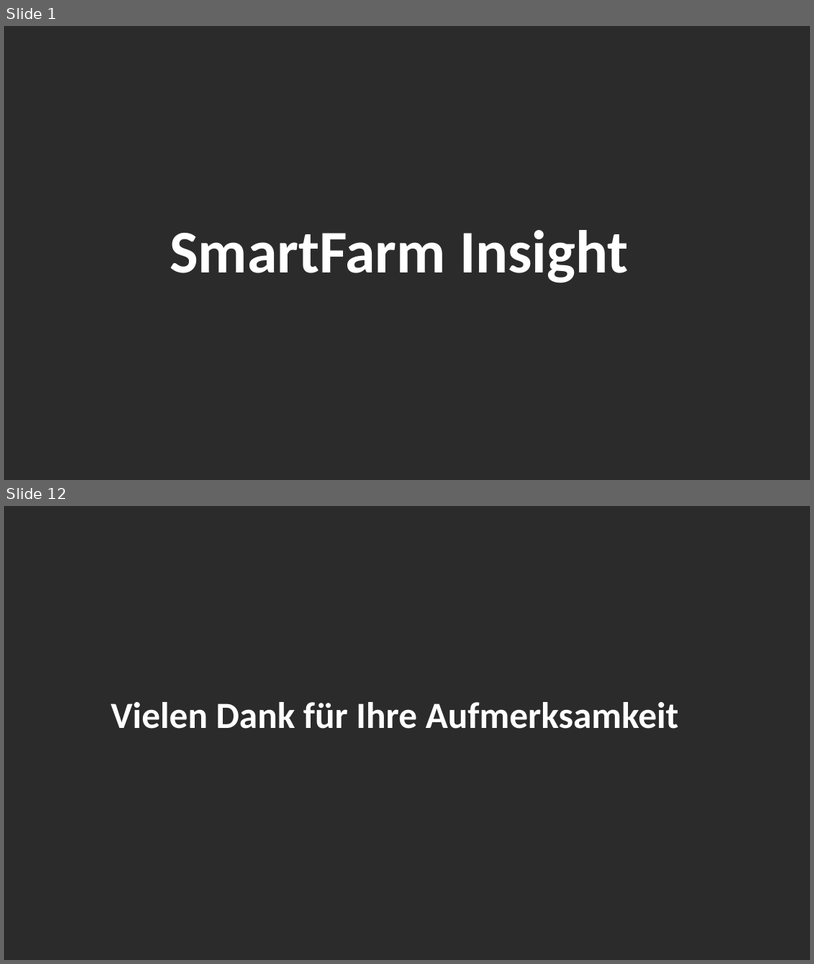
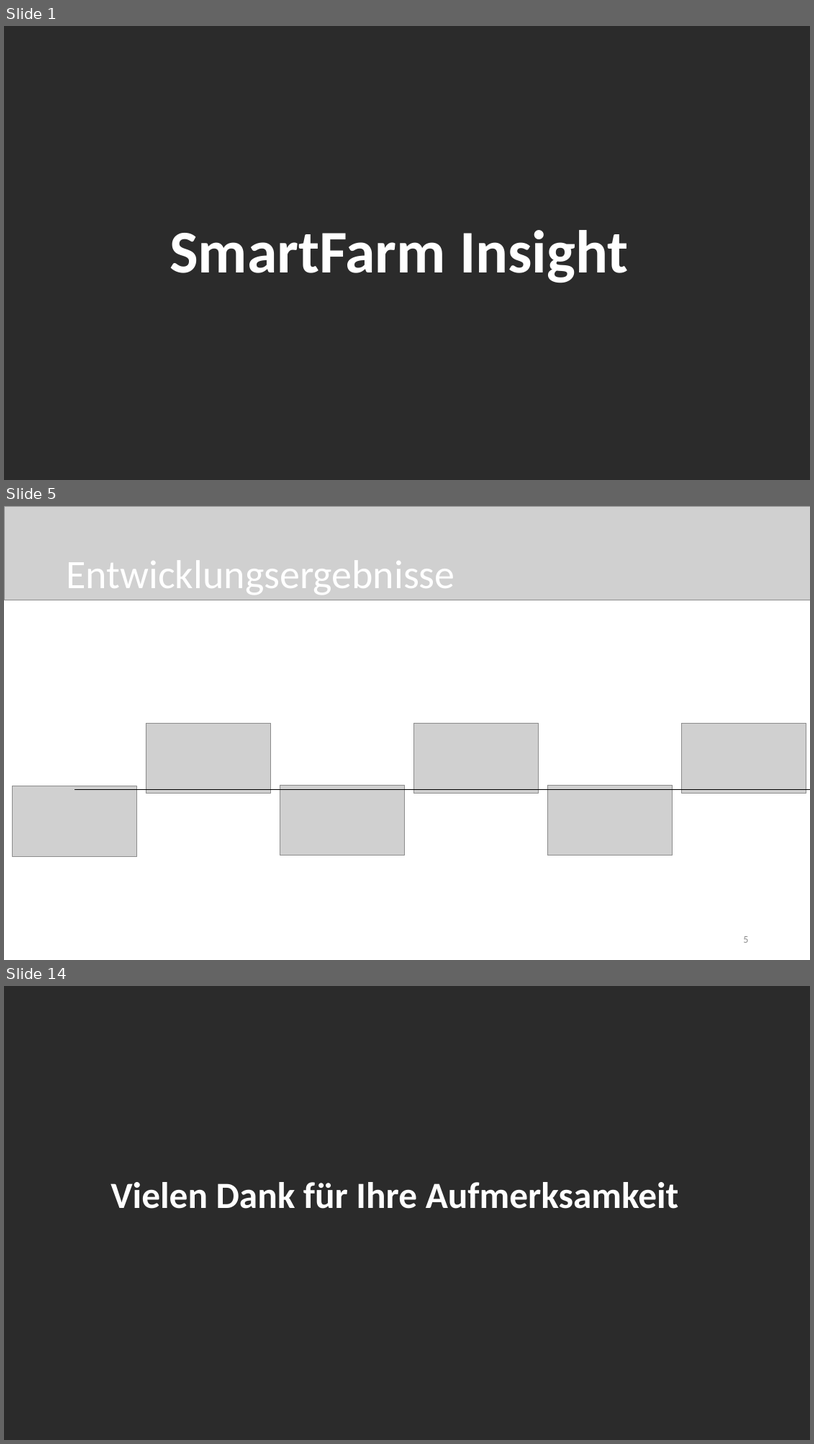
Before and after one commit to benjamin-leiding/FarmInsight-Dashboard-Backend, a slide deck: SmartFarm Insights.pptx. Shown one above the other, each under a label of ours: slides 1 and 12 before the commit, slides 1, 5 and 14 after it; the slides between them are not shown. The pictures are 814x964 and 814x1444 pixels, drawn with LibreOffice and Linux fonts; fonts in the diff are those of the drawing; grey boxes stand for pictures; background and template pictures are left out; a plain dark background stands for a picture behind light text. Boxes give left, top, right and bottom in pixels: in the first picture for what was removed or moved away, otherwise in the second. Text is boxed around its words. In the diff, an @@ line names an element or a change of style, - is before the commit and + after.

```diff
--- a/SmartFarm Insights.pptx
+++ b/SmartFarm Insights.pptx
@@ slide 5 added at bbox=[4, 506, 810, 960], background #FFFFFF @@
@@ picture added at bbox=[4, 506, 810, 600] @@
@@ text added at bbox=[67, 560, 455, 595], 48 pt, text #FFFFFF @@
+Entwicklungsergebnisse
@@ picture added at bbox=[146, 723, 271, 793] @@
@@ picture added at bbox=[414, 723, 539, 793] @@
@@ picture added at bbox=[682, 723, 807, 793] @@
@@ picture added at bbox=[12, 786, 137, 856] @@
@@ picture added at bbox=[280, 785, 405, 855] @@
@@ picture added at bbox=[548, 785, 673, 855] @@
@@ line added from (75, 790) to (810, 790), #000000 1 pt @@
@@ page number added at bbox=[743, 936, 748, 942], 12 pt, text #8C8C8C @@
+5
@@ what was slide 12 is now slide 14 @@
```
Also in this commit, not shown: 9 slides changed, 2 other slides added, 1 slide removed.
